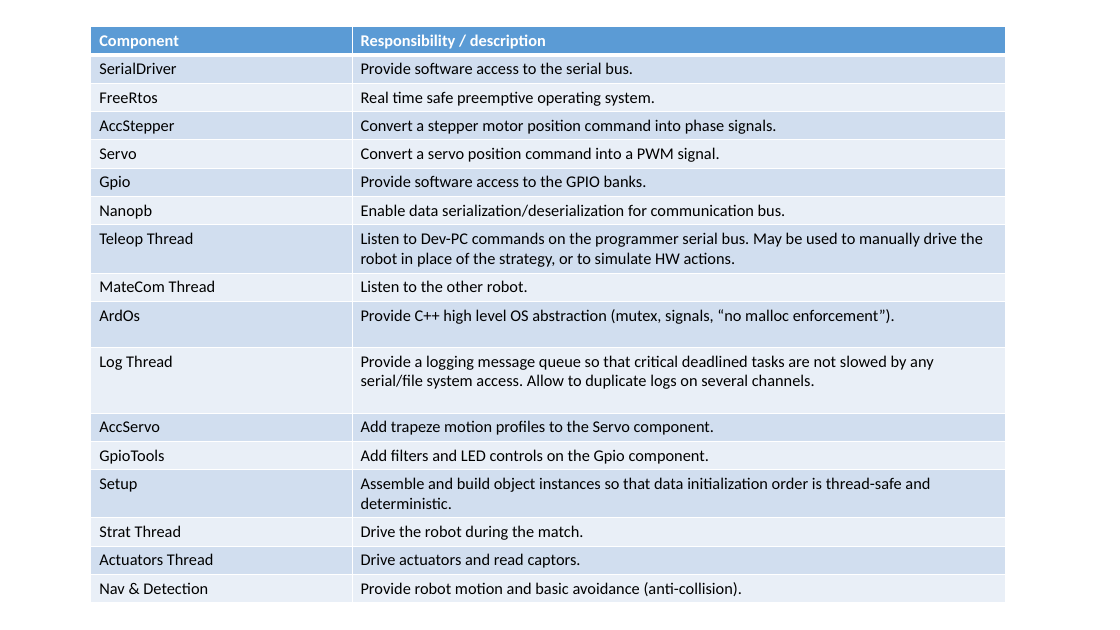
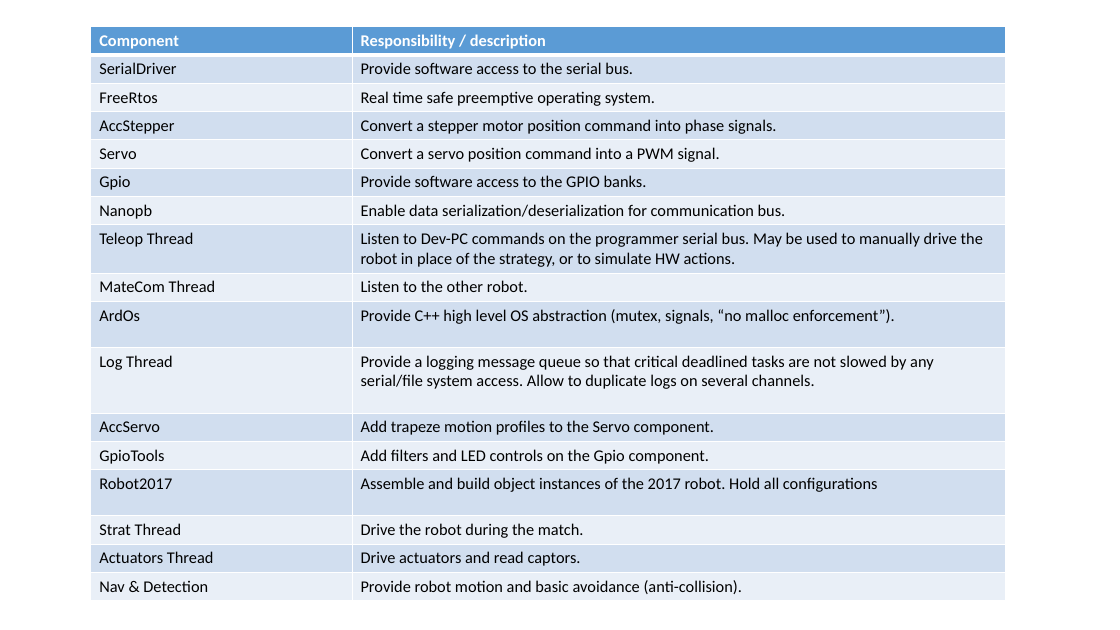
Before and after one commit to wixiw/ard2017, a slide deck: slide 2 of docs/PMI2017_archiSW.pptx. Drawn at 1120x630 pixels with LibreOffice and Linux fonts; fonts in the diff are those of the drawing. Boxes give left, top, right and bottom in pixels: in the first picture for what was removed or moved away, otherwise in the second. Text is boxed around its words. In the diff, an @@ line names an element or a change of style, - is before the commit and + after.

```diff
--- a/docs/PMI2017_archiSW.pptx
+++ b/docs/PMI2017_archiSW.pptx
@@ table at bbox=[91, 27, 1006, 598] @@
-row 14, column 1: Setup
+row 14, column 1: Robot2017
-row 14, column 2: Assemble and build object instances so that data initialization order is thread-safe and deterministic.
+row 14, column 2: Assemble and build object instances of the 2017 robot. Hold all configurations
```
Also in this commit, not shown: 1 other slide changed, 24 other files.
